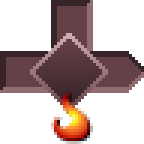
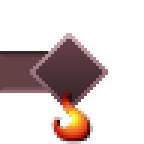
The second 144x144 image is a revision of the first. Changes to its layers:
showed "heat", painted on it over box(0, 48, 93, 93)
hid "alloy", painted on it over box(0, 0, 144, 93)
